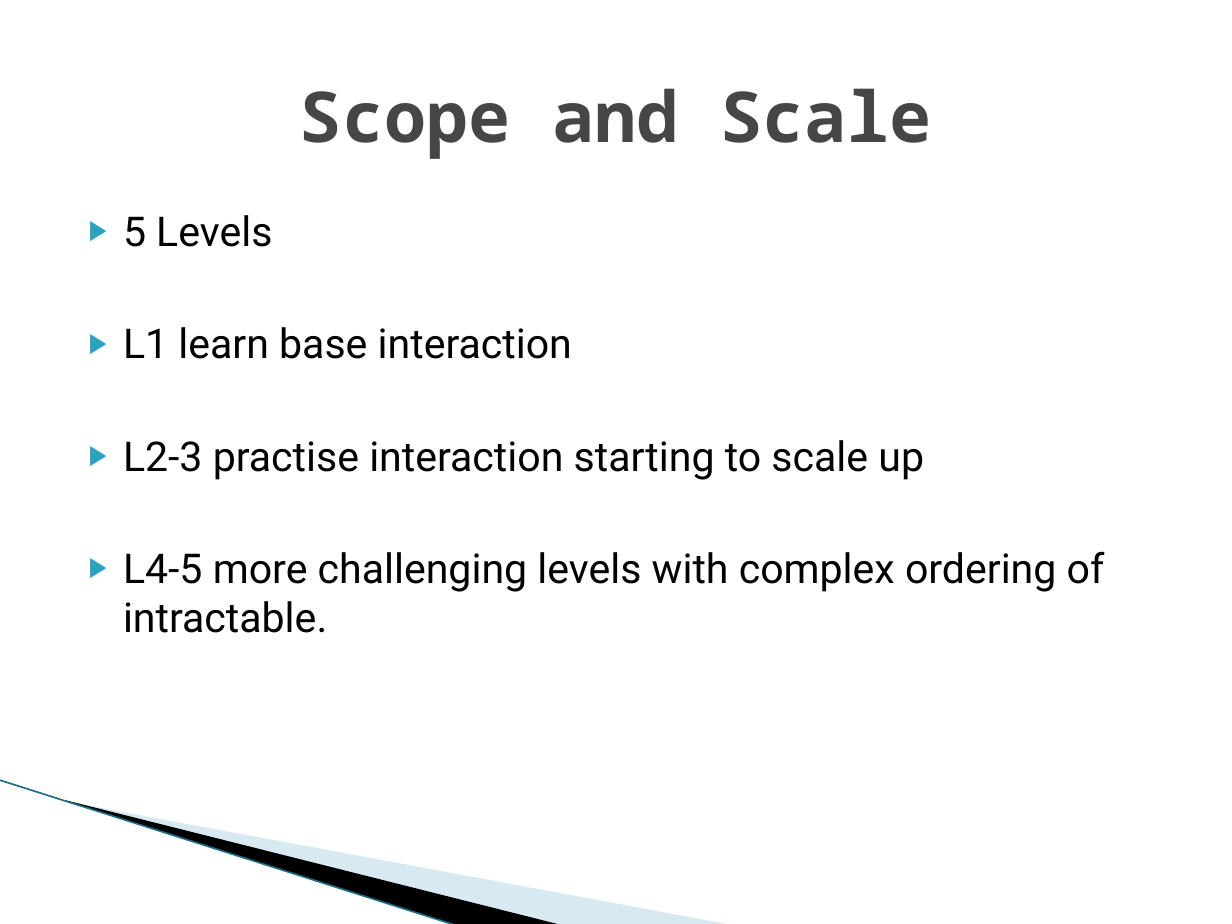
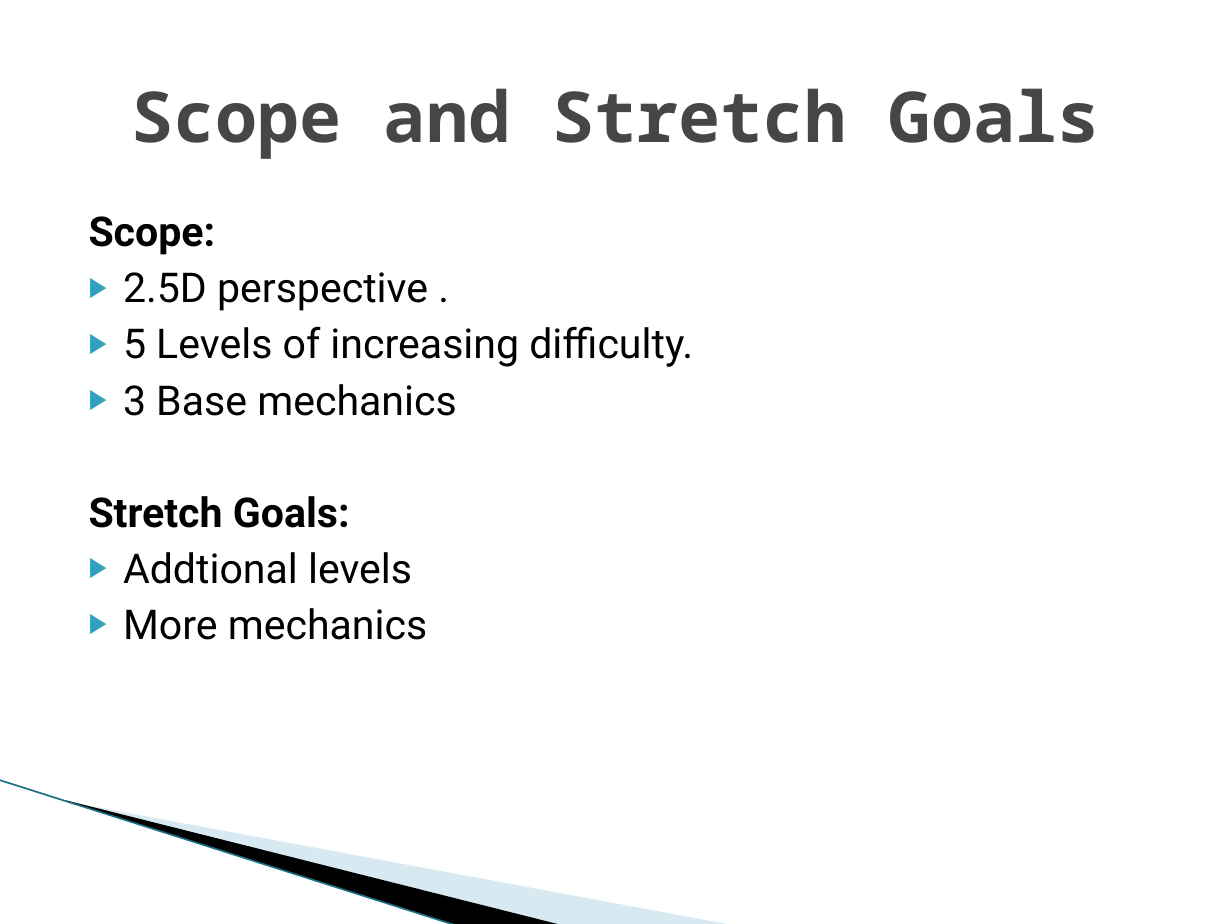
Before and after one commit to UoSGamesGroups/first-semester-l4-5-group-16, a slide deck: slide 6 of Presentations/First Pres.pptx. Drawn at 1232x924 pixels with LibreOffice and Linux fonts; fonts in the diff are those of the drawing; background and template pictures are left out. Boxes give left, top, right and bottom in pixels: in the first picture for what was removed or moved away, otherwise in the second. Text is boxed around its words. In the diff, an @@ line names an element or a change of style, - is before the commit and + after.

```diff
--- a/Presentations/First Pres.pptx
+++ b/Presentations/First Pres.pptx
@@ title at bbox=[131, 88, 1099, 159]: text changed @@
-Scope and Scale
+Scope and Stretch Goals
@@ text at bbox=[89, 216, 693, 640]: text changed @@
-▶ 5 Levels
-▶ L1 learn base interaction
-▶ L2-3 practise interaction starting to scale up
-▶ L4-5 more challenging levels with complex ordering of intractable.
+Scope:
+▶ 2.5D perspective .
+▶ 5 Levels of increasing difficulty.
+▶ 3 Base mechanics
+Stretch Goals:
+▶ Addtional levels
+▶ More mechanics
```
Also in this commit, not shown: 3 other slides changed.
